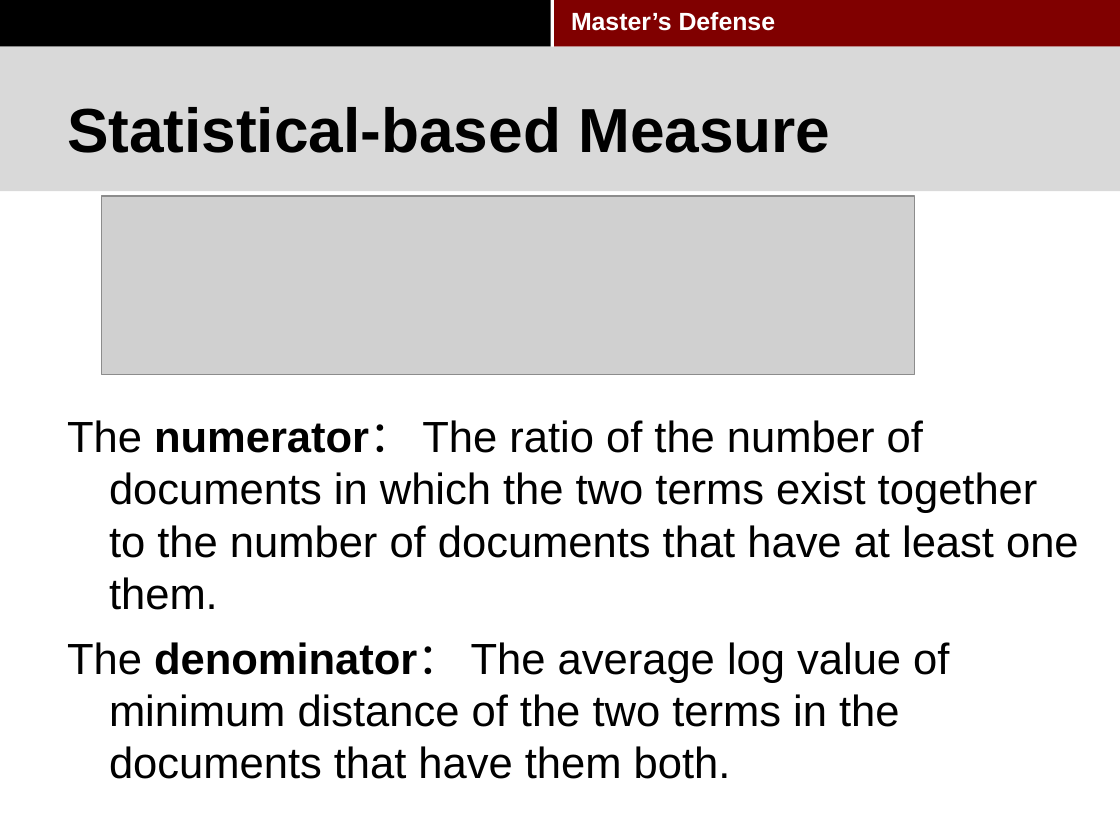
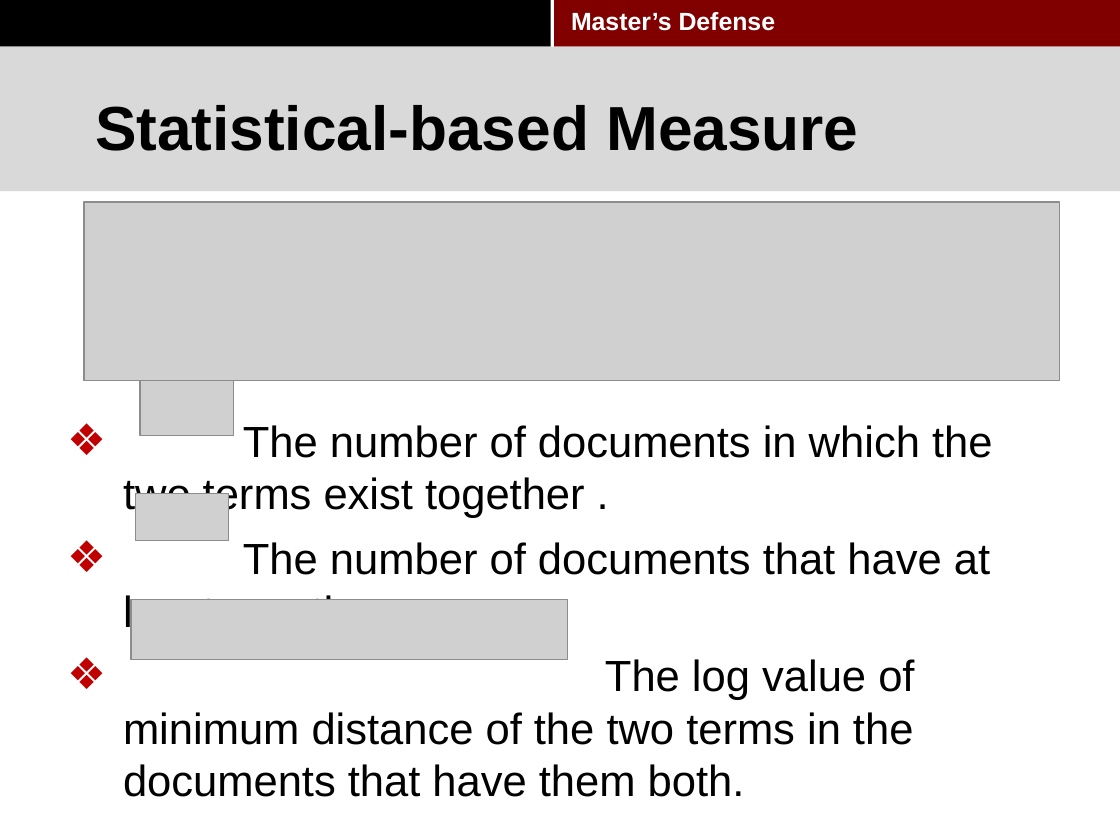
Before and after one commit to pkushiqiang/thesis, a slide deck: slide 57 of media/Master's thesis-2.pptx (slide 53 before the commit). Drawn at 1120x840 pixels with LibreOffice and Linux fonts; fonts in the diff are those of the drawing; grey boxes stand for pictures; background and template pictures are left out. Boxes give left, top, right and bottom in pixels: in the first picture for what was removed or moved away, otherwise in the second. Text is boxed around its words. In the diff, an @@ line names an element or a change of style, - is before the commit and + after.

```diff
--- a/media/Master's thesis-2.pptx
+++ b/media/Master's thesis-2.pptx
@@ title "Statistical-based Measure": place and size @@
-title "Statistical-based Measure" at box(67, 107, 830, 153)
+title "Statistical-based Measure" at box(95, 105, 858, 151)
@@ picture: place and size @@
-picture at box(101, 196, 914, 374)
+picture at box(84, 202, 1060, 380)
@@ picture added at box(140, 380, 233, 435) @@
@@ text at box(123, 425, 992, 797): text changed @@
-The numerator： The ratio of the number of documents in which the two terms exist together to the number of documents that have at least one them.
-The denominator： The average log value of minimum distance of the two terms in the documents that have them both.
+❖ The number of documents in which the two terms exist together .
+❖ The number of documents that have at least one them.
+❖ The log value of minimum distance of the two terms in the documents that have them both.
@@ picture added at box(136, 494, 230, 541) @@
@@ picture added at box(131, 599, 568, 660) @@
```
Also in this commit, not shown: 2 other slides changed, 5 slides added, 2 slides removed, 2 other files.
